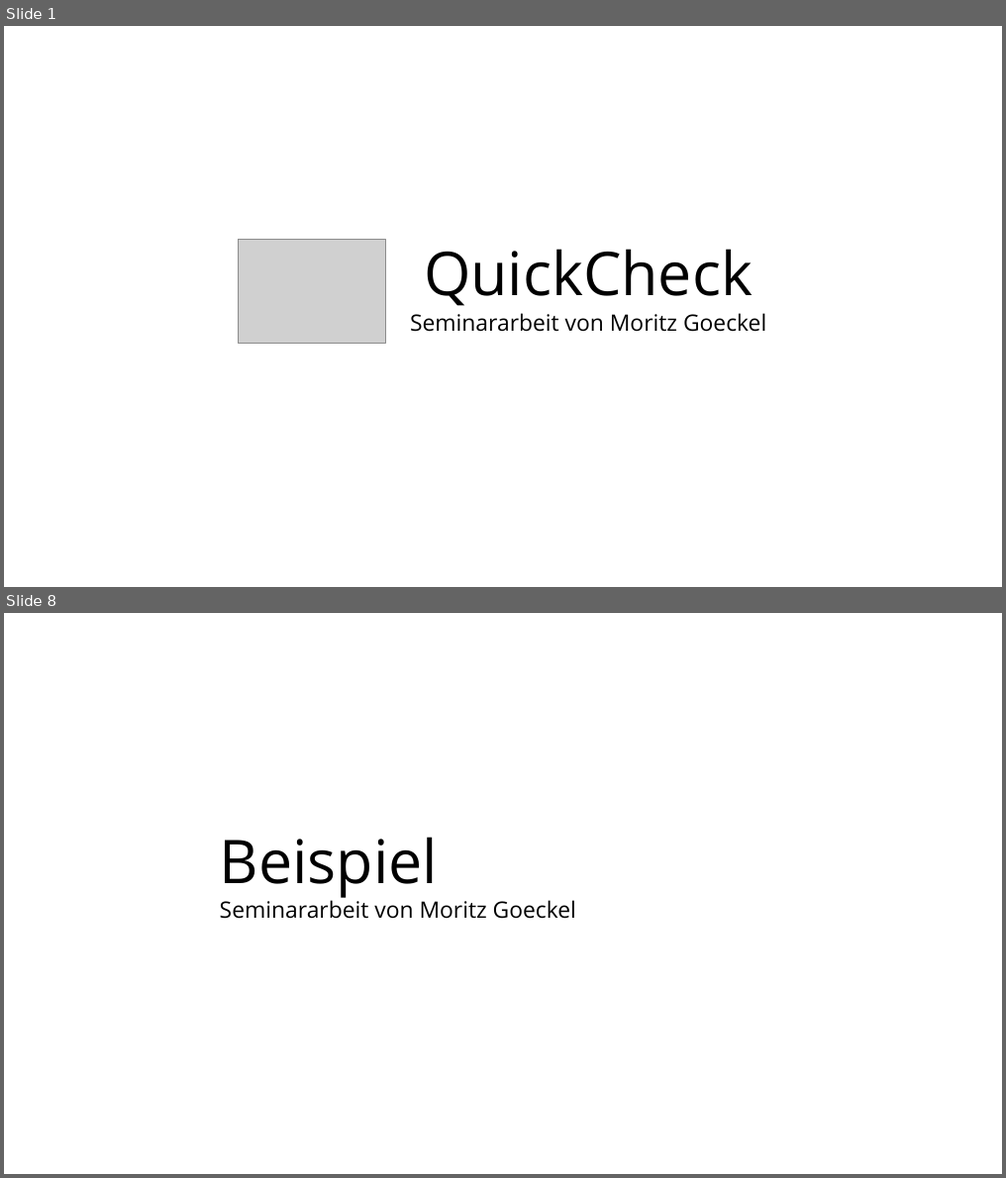
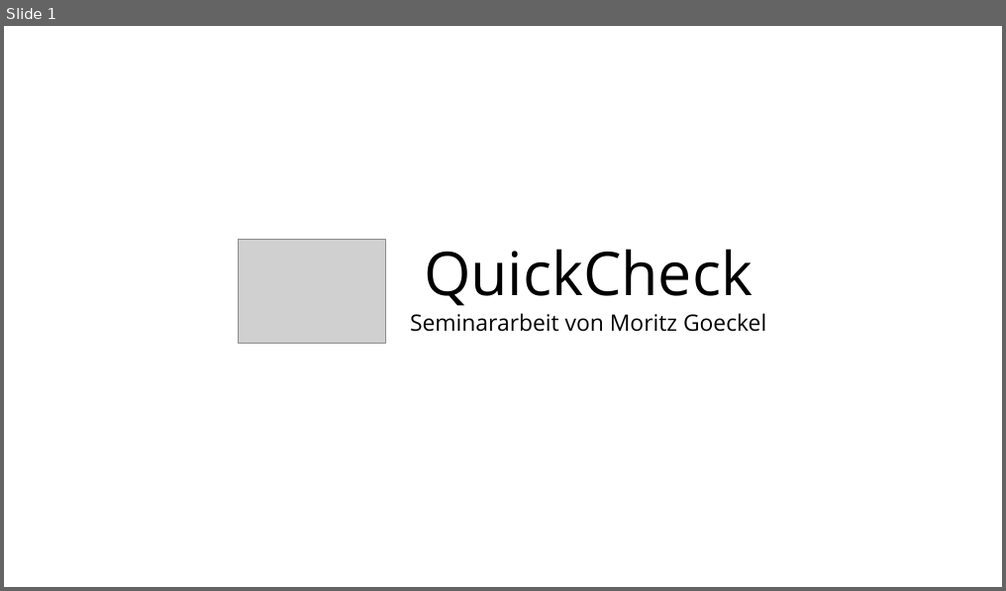
Before and after one commit to MoritzGoeckel/QuickCheck_Experiments, a slide deck: Praesentation.odp. Shown one above the other, each under a label of ours: slides 1 and 8 before the commit, slide 1 after it; the slides between them are not shown. The pictures are 1006x1178 and 1006x591 pixels, drawn with LibreOffice and Linux fonts; fonts in the diff are those of the drawing; grey boxes stand for pictures. Boxes give left, top, right and bottom in pixels: in the first picture for what was removed or moved away, otherwise in the second. Text is boxed around its words. In the diff, an @@ line names an element or a change of style, - is before the commit and + after.

```diff
--- a/Praesentation.odp
+++ b/Praesentation.odp
@@ slide 8 removed at bbox=[4, 613, 1002, 1174], background #FFFFFF @@
@@ text removed at bbox=[220, 837, 576, 919] @@
-Beispiel
-Seminararbeit von Moritz Goeckel
```
Also in this commit, not shown: 5 slides changed, 7 slides added, 3 other slides removed, 12 other files.
